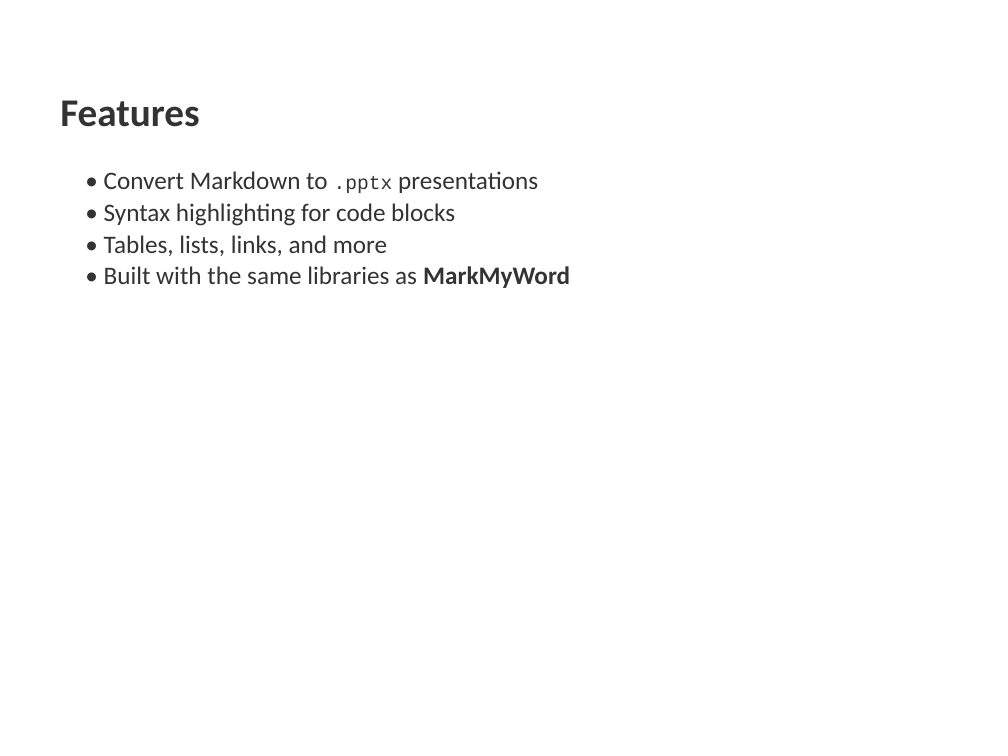
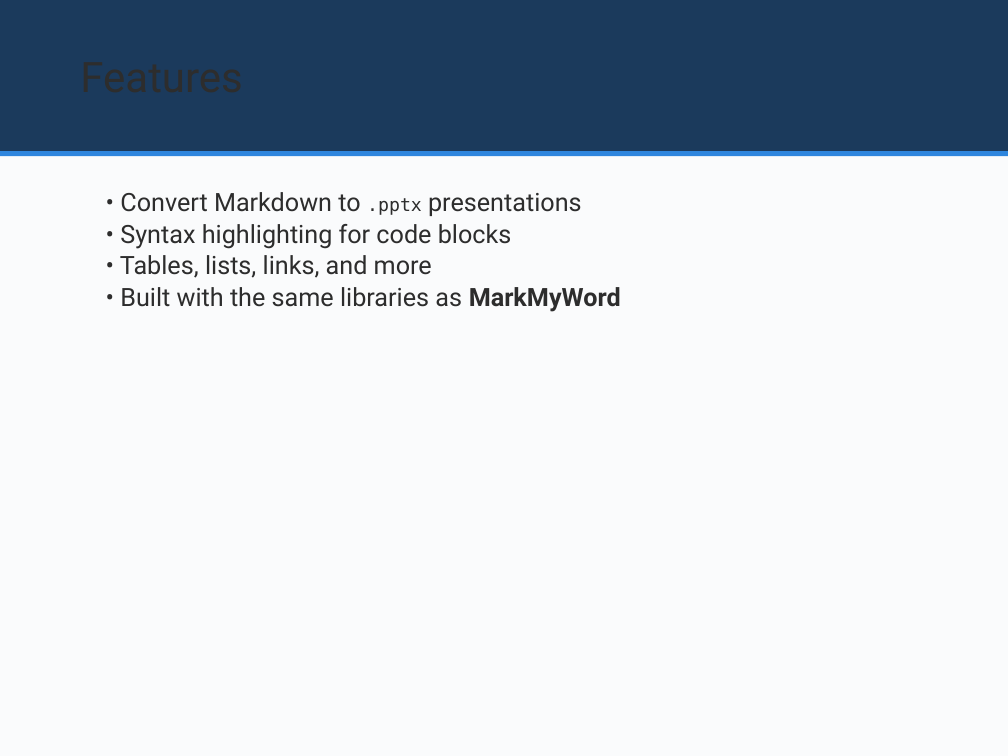
Before and after one commit to spec-works/MarkMyDeck, a slide deck: slide 2 of dotnet/samples/demo.pptx. Drawn at 1008x756 pixels with LibreOffice and Linux fonts; fonts in the diff are those of the drawing. Boxes give left, top, right and bottom in pixels: in the first picture for what was removed or moved away, otherwise in the second. Text is boxed around its words. In the diff, an @@ line names an element or a change of style, - is before the commit and + after.

Commit message:
Modern theme: dark title bar, accent colors, rounded code blocks, Segoe UI typography, striped tables

```diff
--- a/dotnet/samples/demo.pptx
+++ b/dotnet/samples/demo.pptx
@@ background #FFFFFF to #FAFBFC @@
@@ rectangle: place and size @@
-rectangle at box(60, 100, 199, 127)
+rectangle at box(0, 0, 1008, 151)
@@ rectangle at box(0, 0, 1008, 151): fill none to #1B3A5C @@
@@ text in rectangle at box(60, 100, 199, 127): text removed @@
-Features
@@ rectangle added at box(0, 151, 1008, 156), fill #2E86DE @@
@@ text "• Convert Markdown to .pptx ...": place and size @@
-text "• Convert Markdown to .pptx ..." at box(104, 171, 570, 288)
+text "• Convert Markdown to .pptx ..." at box(120, 192, 621, 312)
@@ text "• Convert Markdown to .pptx ..." at box(120, 192, 621, 312): size 14 to 13 pt, font Courier New to DejaVu Sans Mono in ".pptx"; font Calibri to Roboto, text colour #333333 to #2D2D2D @@
```
Also in this commit, not shown: 7 other slides changed, 8 other files.
